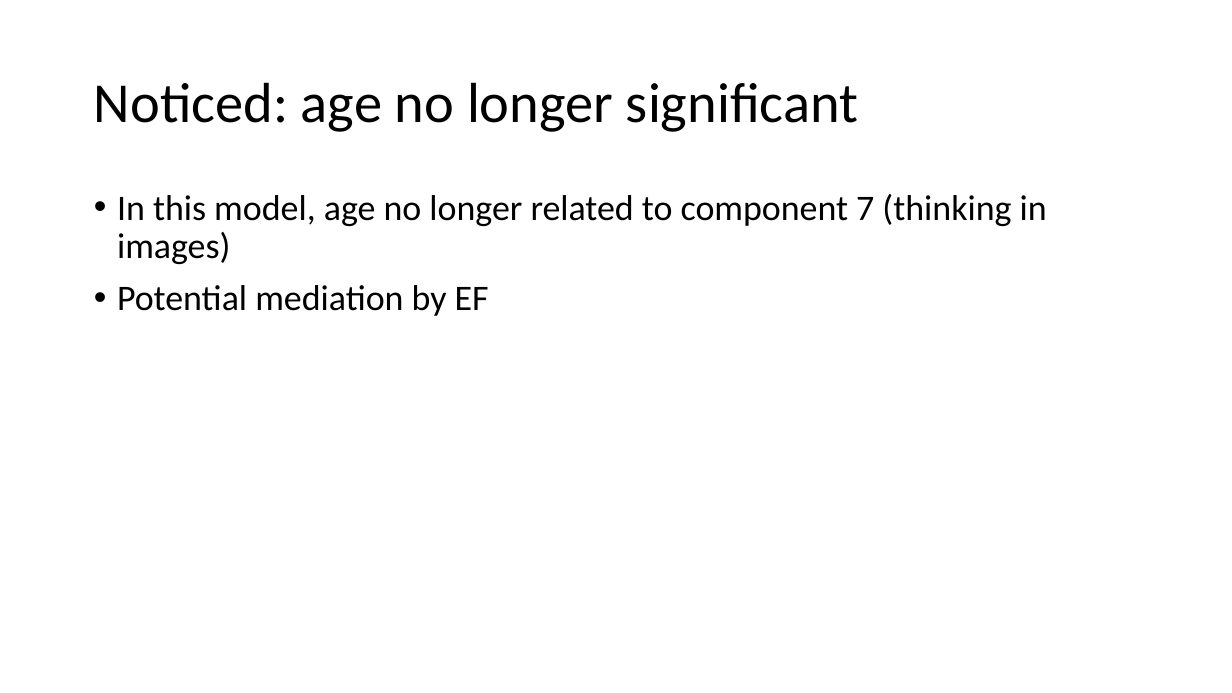
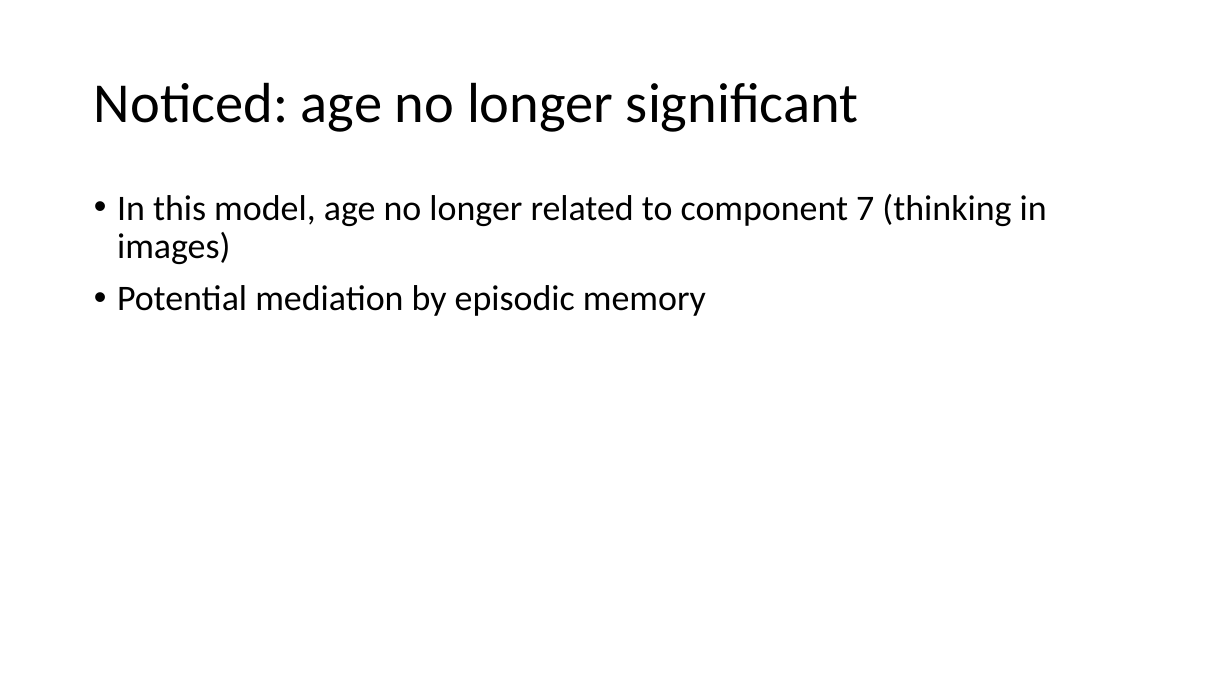
Before and after one commit to adamgeorgeturnbull/NKIRockland, a slide deck: slide 9 of nkiRockland/phenotypic/NKI_ongoing_thought/results/results_so_far.pptx (slide 11 before the commit). Drawn at 1232x693 pixels with LibreOffice and Linux fonts; fonts in the diff are those of the drawing. Boxes give left, top, right and bottom in pixels: in the first picture for what was removed or moved away, otherwise in the second. Text is boxed around its words. In the diff, an @@ line names an element or a change of style, - is before the commit and + after.

Commit message:
finished outlier replacement script, ran outlier replacement, created composite scores, ran MV analysis and mediation

```diff
--- a/nkiRockland/phenotypic/NKI_ongoing_thought/results/results_so_far.pptx
+++ b/nkiRockland/phenotypic/NKI_ongoing_thought/results/results_so_far.pptx
@@ text at bbox=[117, 285, 706, 316]: text changed @@
-• Potential mediation by EF
+• Potential mediation by episodic memory
```
Also in this commit, not shown: 5 other slides changed, 1 slide added, 6 slides removed, 31 other files.
